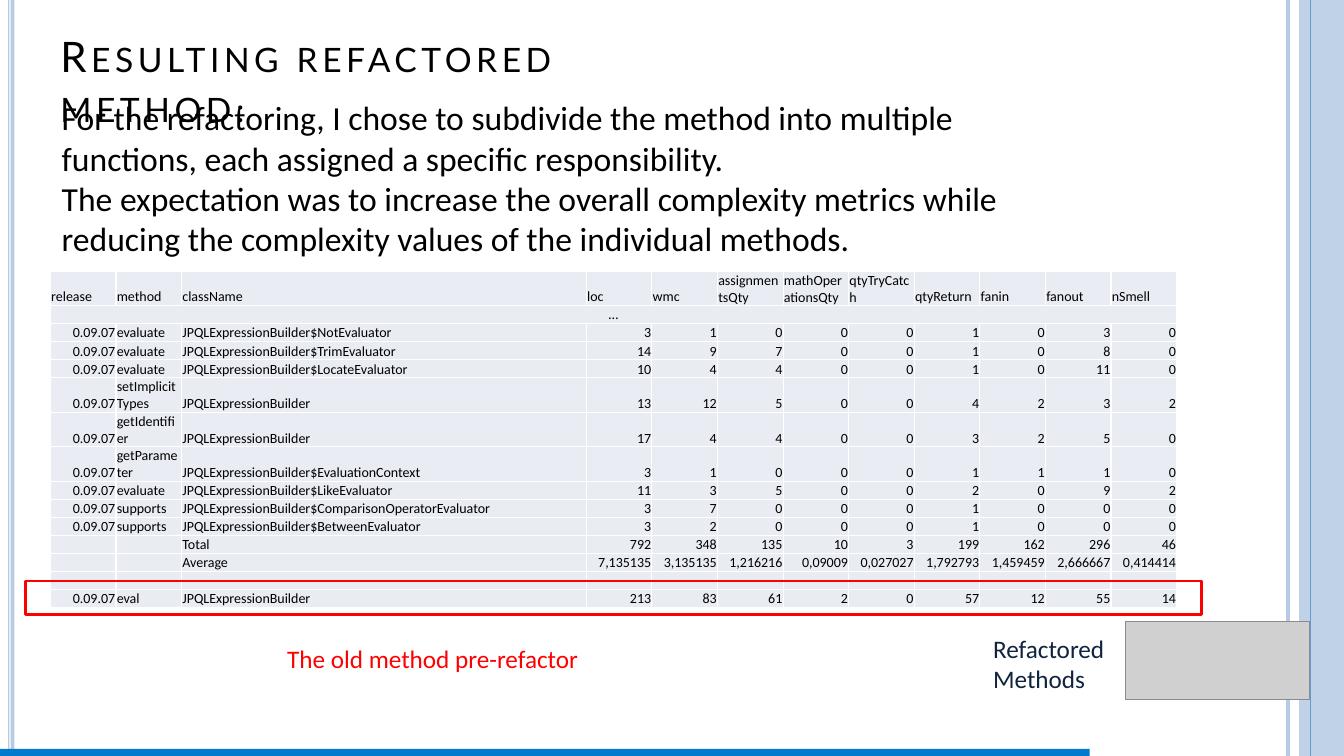
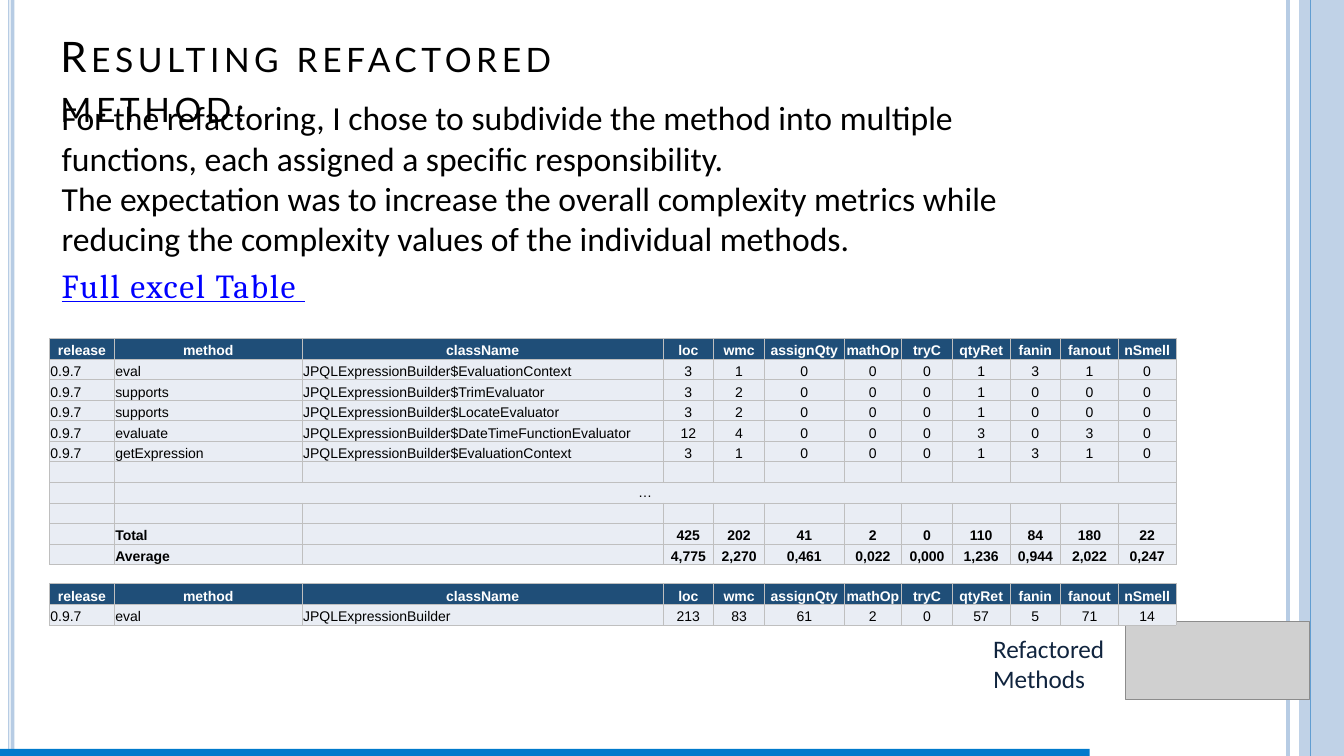
Before and after one commit to FrancescoAstolfiDev/progettoParteFalessi, a slide deck: slide 31 of My_Ispw2_Project_Falessi/report/report_astolfi.pptm. Drawn at 1344x756 pixels with LibreOffice and Linux fonts; fonts in the diff are those of the drawing; grey boxes stand for pictures. Boxes give left, top, right and bottom in pixels: in the first picture for what was removed or moved away, otherwise in the second. Text is boxed around its words. In the diff, an @@ line names an element or a change of style, - is before the commit and + after.

Commit message:
push con metriche per bookkeeper con nomi delle classi concrete e non a null

```diff
--- a/My_Ispw2_Project_Falessi/report/report_astolfi.pptm
+++ b/My_Ispw2_Project_Falessi/report/report_astolfi.pptm
@@ text at box(62, 274, 296, 302): paragraph added @@
+Full excel Table
@@ table at box(49, 339, 1174, 569) @@
-row 1: release | method | className | loc | wmc | assignmentsQty | mathOperationsQty | qtyTryCatch | qtyReturn | fanin | fanout | nSmell
-row 2: … |  |  |  |  |  |  |  |  |  |  | 
-row 3: 0.09.07 | evaluate | JPQLExpressionBuilder$NotEvaluator | 3 | 1 | 0 | 0 | 0 | 1 | 0 | 3 | 0
-row 4: 0.09.07 | evaluate | JPQLExpressionBuilder$TrimEvaluator | 14 | 9 | 7 | 0 | 0 | 1 | 0 | 8 | 0
-row 5: 0.09.07 | evaluate | JPQLExpressionBuilder$LocateEvaluator | 10 | 4 | 4 | 0 | 0 | 1 | 0 | 11 | 0
-row 6: 0.09.07 | setImplicitTypes | JPQLExpressionBuilder | 13 | 12 | 5 | 0 | 0 | 4 | 2 | 3 | 2
-row 7: 0.09.07 | getIdentifier | JPQLExpressionBuilder | 17 | 4 | 4 | 0 | 0 | 3 | 2 | 5 | 0
-row 8: 0.09.07 | getParameter | JPQLExpressionBuilder$EvaluationContext | 3 | 1 | 0 | 0 | 0 | 1 | 1 | 1 | 0
-row 9: 0.09.07 | evaluate | JPQLExpressionBuilder$LikeEvaluator | 11 | 3 | 5 | 0 | 0 | 2 | 0 | 9 | 2
-row 10: 0.09.07 | supports | JPQLExpressionBuilder$ComparisonOperatorEvaluator | 3 | 7 | 0 | 0 | 0 | 1 | 0 | 0 | 0
-row 11: 0.09.07 | supports | JPQLExpressionBuilder$BetweenEvaluator | 3 | 2 | 0 | 0 | 0 | 1 | 0 | 0 | 0
-row 12:  |  | Total | 792 | 348 | 135 | 10 | 3 | 199 | 162 | 296 | 46
-row 13:  |  | Average | 7,135135 | 3,135135 | 1,216216 | 0,09009 | 0,027027 | 1,792793 | 1,459459 | 2,666667 | 0,414414
+row 1: release | method | className | loc | wmc | assignQty | mathOp | tryC | qtyRet | fanin | fanout | nSmell
+row 2: 0.9.7 | eval | JPQLExpressionBuilder$EvaluationContext | 3 | 1 | 0 | 0 | 0 | 1 | 3 | 1 | 0
+row 3: 0.9.7 | supports | JPQLExpressionBuilder$TrimEvaluator | 3 | 2 | 0 | 0 | 0 | 1 | 0 | 0 | 0
+row 4: 0.9.7 | supports | JPQLExpressionBuilder$LocateEvaluator | 3 | 2 | 0 | 0 | 0 | 1 | 0 | 0 | 0
+row 5: 0.9.7 | evaluate | JPQLExpressionBuilder$DateTimeFunctionEvaluator | 12 | 4 | 0 | 0 | 0 | 3 | 0 | 3 | 0
+row 6: 0.9.7 | getExpression | JPQLExpressionBuilder$EvaluationContext | 3 | 1 | 0 | 0 | 0 | 1 | 3 | 1 | 0
-row 15: 0.09.07 | eval | JPQLExpressionBuilder | 213 | 83 | 61 | 2 | 0 | 57 | 12 | 55 | 14
+row 8:  | … |  |  |  |  |  |  |  |  |  | 
+row 9:  |  |  |  |  |  |  |  |  |  |  | 
+row 10:  | Total |  | 425 | 202 | 41 | 2 | 0 | 110 | 84 | 180 | 22
+row 11:  | Average |  | 4,775 | 2,270 | 0,461 | 0,022 | 0,000 | 1,236 | 0,944 | 2,022 | 0,247
@@ table: place and size @@
-table at box(50, 271, 1177, 610)
+table at box(49, 339, 1174, 569)
@@ rectangle removed at box(26, 581, 1203, 614) @@
@@ table added at box(49, 584, 1174, 628), 2 rows, 12 columns @@
+release | method | className | loc | wmc | assignQty | mathOp | tryC | qtyRet | fanin | fanout | nSmell
+0.9.7 | eval | JPQLExpressionBuilder | 213 | 83 | 61 | 2 | 0 | 57 | 5 | 71 | 14
@@ text removed at box(287, 650, 578, 672) @@
-The old method pre-refactor
```
Also in this commit, not shown: 17 other slides changed, 9 other files.
